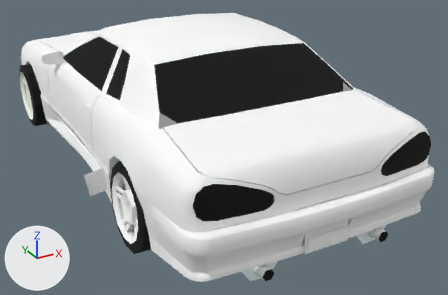
An edit to the glTF model Projects/sprayviewer/assets/elegy.glb, drawn before and after from the same camera.
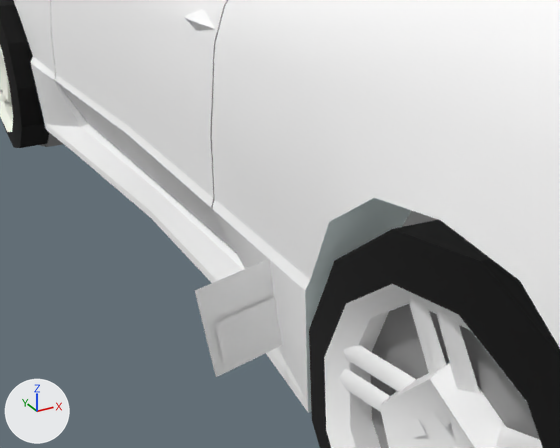
Old and new are each drawn whole from a camera (50 mm lens) standing at (-2.331, -5.132, 1.928) and looking at (-0.157, -1.178, -0.048) and again close up from a camera (50 mm lens) standing at (-1.656, -1.974, 0.471) and looking at (-0.99, -0.763, -0.135). The axes (+X, +Y, +Z) are drawn at lower left. The lights are the same throughout. Where no turn or scale is listed for an object, it has been applied to the vertices.

Objects in the first close-up: 'chassis', 'door_lf_ok', 'elegy.dff.elegy_col.ShadowMesh', 'plate_rear_dam', 'wheel.002', 'wheel.003'.
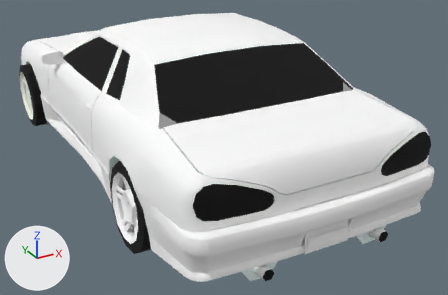
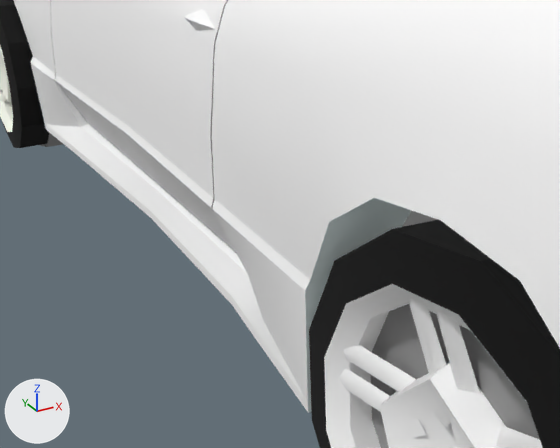
Commit message: agregando el elegy denuevo

What differs and where, as boxes [x1, y1, x2, y2] in the close-ups (560 x 448 px):
'plate_rear_dam', deleted: before [195, 259, 282, 377]
    faces in mat_plate_rear_ok_0 (white #ffffff): [195, 259, 282, 377]
    faces in mat_plate_rear_ok_1 (white #ffffff): [215, 297, 281, 362]

What changed in the scene script:
```text
Remove ob_plate_rear_dam:
    ob_plate_rear_dam = bpy.data.objects.new('plate_rear_dam', me_plate_rear_dam)
    ob_plate_rear_dam.location = (0.0, 0.0, 0.0)
```
